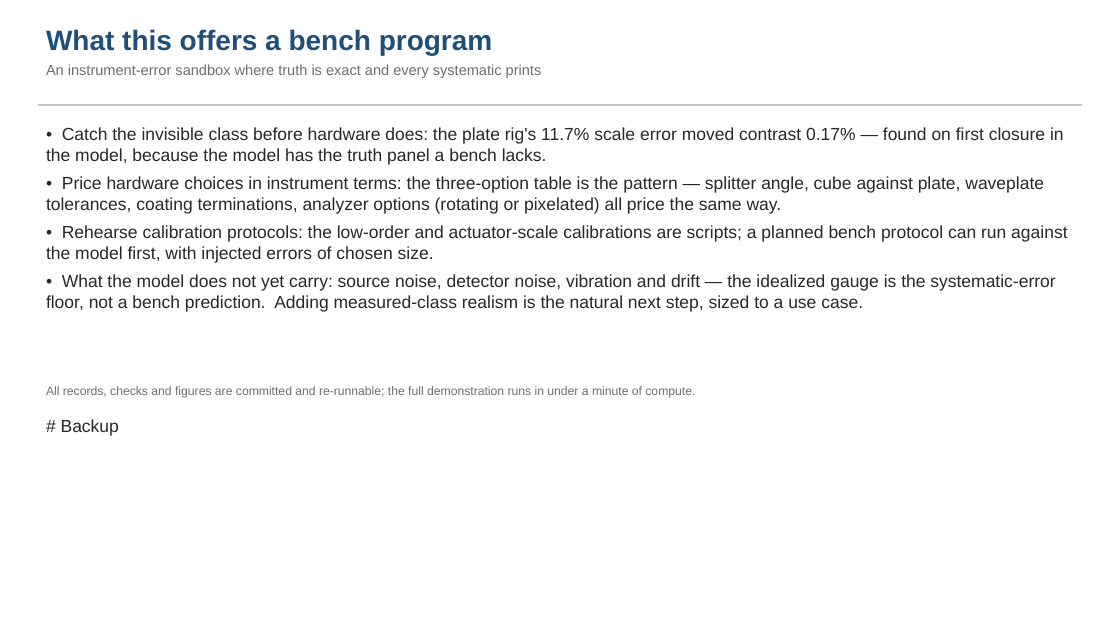
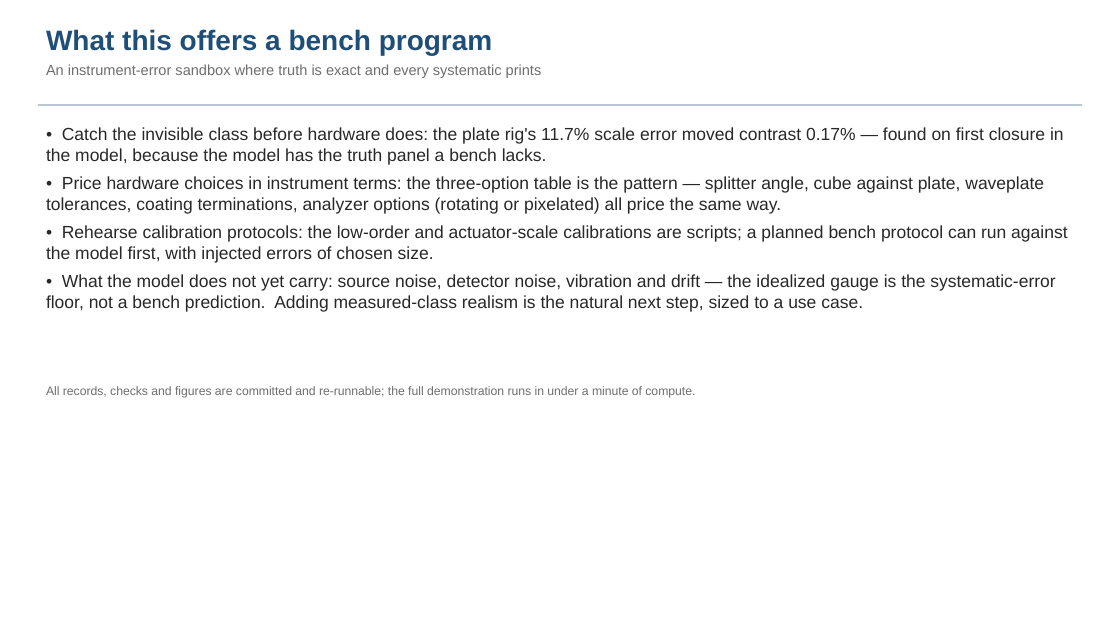
Before and after one commit to nasa-jpl/macos, a slide deck: slide 16 of demo_session/deck_tg_fang.pptx. Drawn at 1120x630 pixels with LibreOffice and Linux fonts; fonts in the diff are those of the drawing. Boxes give left, top, right and bottom in pixels: in the first picture for what was removed or moved away, otherwise in the second. Text is boxed around its words. In the diff, an @@ line names an element or a change of style, - is before the commit and + after.

```diff
--- a/demo_session/deck_tg_fang.pptx
+++ b/demo_session/deck_tg_fang.pptx
@@ text removed at (61, 419, 119, 436) @@
-# Backup
```
Also in this commit, not shown: 1 slide added, 6 other files.
